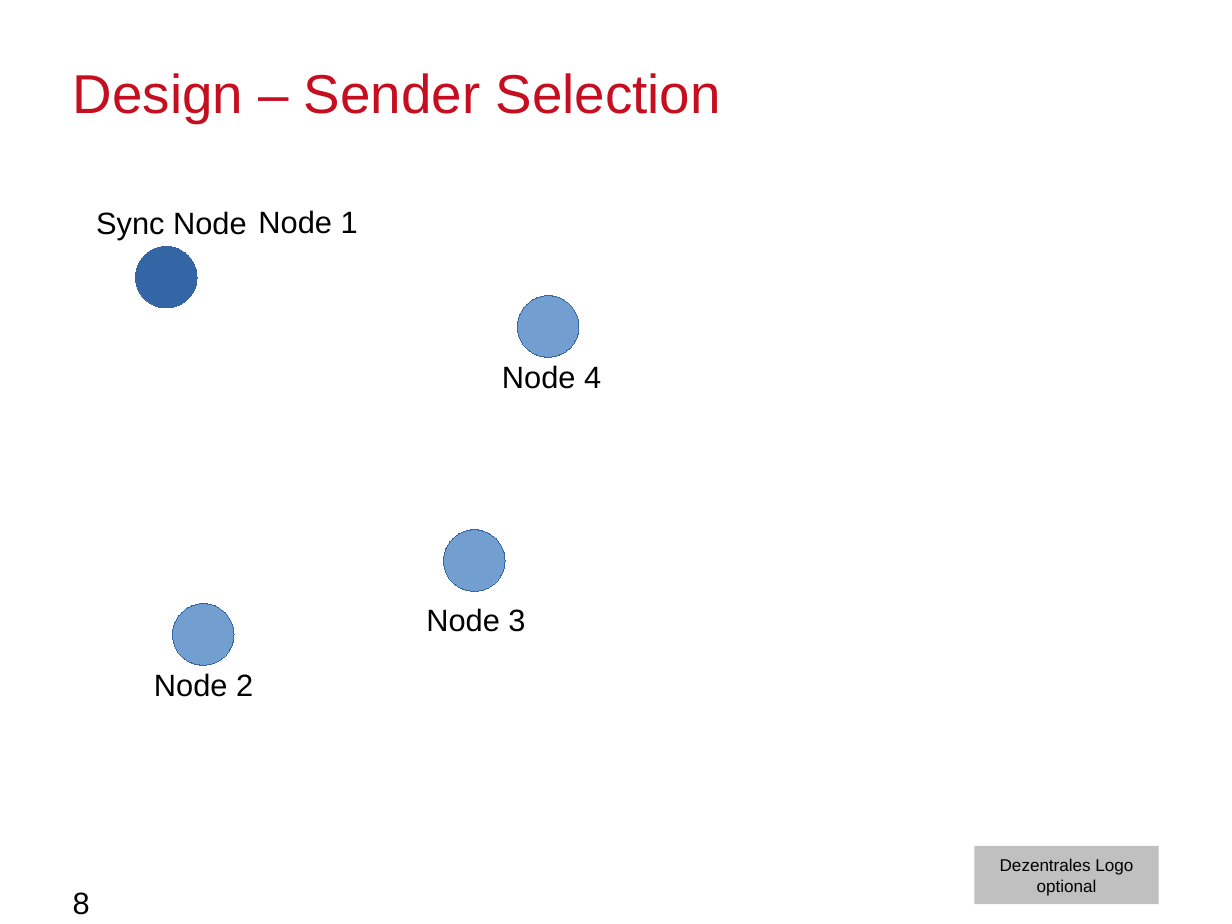
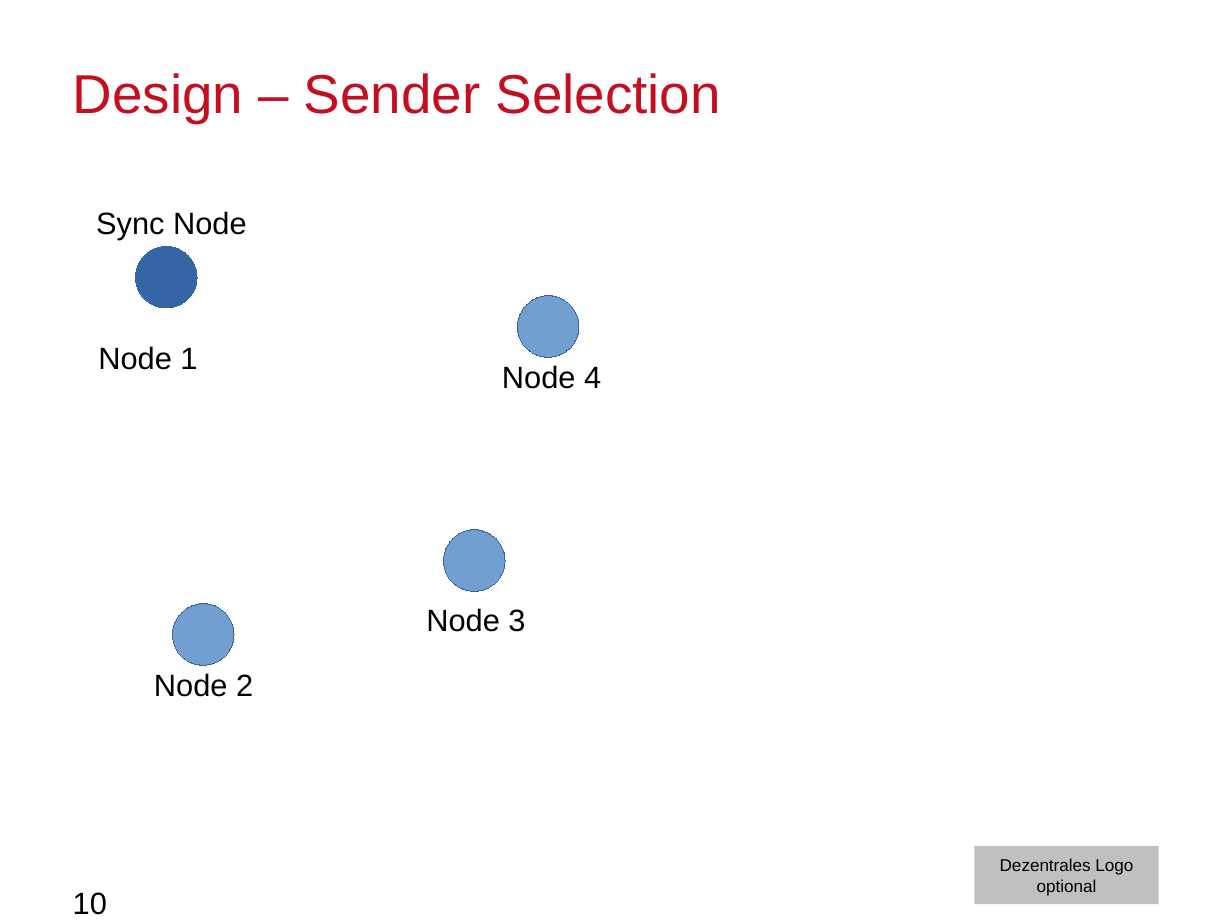
Before and after one commit to moritzschaefer/SensorSequence, a slide deck: slide 10 of docs/MeilensteinNrOne.odp (slide 8 before the commit). Drawn at 1232x924 pixels with LibreOffice and Linux fonts; fonts in the diff are those of the drawing; background and template pictures are left out. Boxes give left, top, right and bottom in pixels: in the first picture for what was removed or moved away, otherwise in the second. Text is boxed around its words. In the diff, an @@ line names an element or a change of style, - is before the commit and + after.

```diff
--- a/docs/MeilensteinNrOne.odp
+++ b/docs/MeilensteinNrOne.odp
@@ text "Node 1": place and size @@
-text "Node 1" at [258,210,358,234]
+text "Node 1" at [98,346,197,370]
@@ page number at [73,892,107,915]: text changed @@
-8
+10
```
Also in this commit, not shown: 7 other slides changed, 3 slides added, 1 slide removed.
